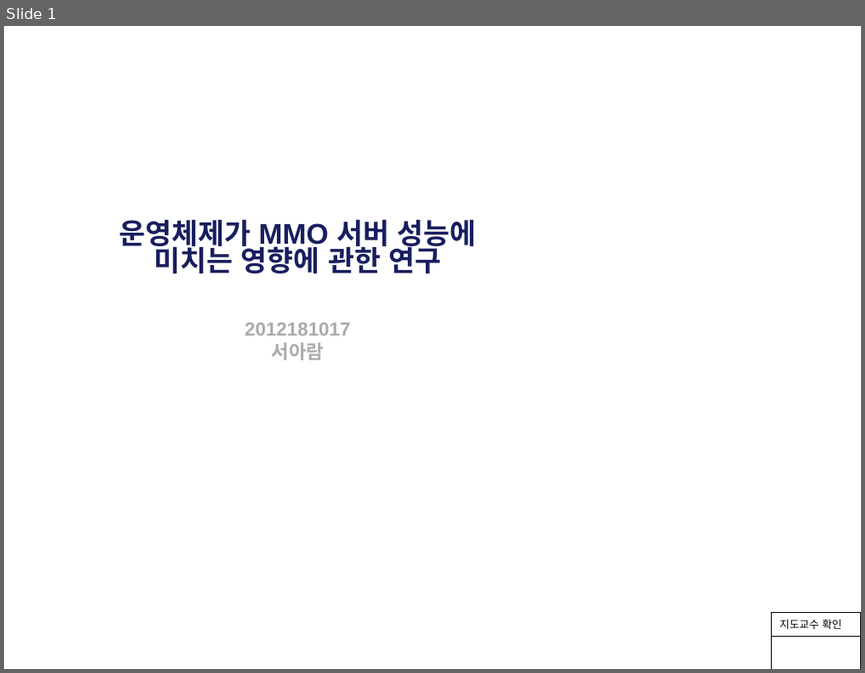
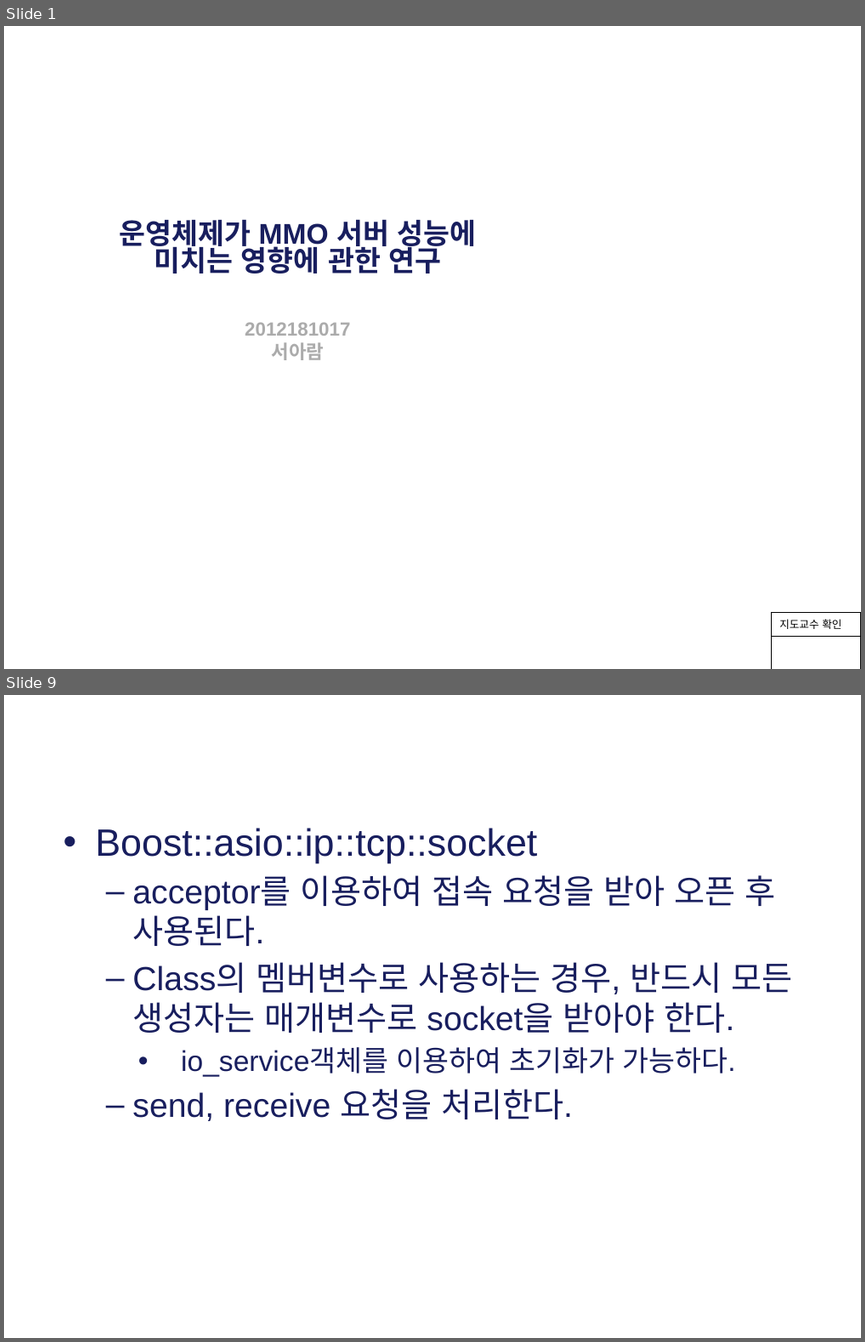
Before and after one commit to SeoAram/ServerOS, a slide deck: docs/운영체제가 MMO서버 성능에 미치는 영향에 관한연구_서아람_중간발표.pptx. Shown one above the other, each under a label of ours: slide 1 before the commit, slides 1 and 9 after it; the slides between them are not shown. The pictures are 865x673 and 865x1342 pixels, drawn with LibreOffice and Linux fonts; fonts in the diff are those of the drawing; background and template pictures are left out. Boxes give left, top, right and bottom in pixels: in the first picture for what was removed or moved away, otherwise in the second. Text is boxed around its words. In the diff, an @@ line names an element or a change of style, - is before the commit and + after.

```diff
--- a/docs/운영체제가 MMO서버 성능에 미치는 영향에 관한연구_서아람_중간발표.pptx
+++ b/docs/운영체제가 MMO서버 성능에 미치는 영향에 관한연구_서아람_중간발표.pptx
@@ slide 9 added at (x1=4, y1=695, x2=861, y2=1338), background #FFFFFF @@
@@ title added at (x1=39, y1=713, x2=635, y2=767), 32 pt, text #FFFFFF, bold @@
+3. 연구진행
@@ text added at (x1=95, y1=828, x2=792, y2=1121), 28 pt, text #181E5E @@
+• Boost::asio::ip::tcp::socket
+  – acceptor를 이용하여 접속 요청을 받아 오픈 후 사용된다.
+  – Class의 멤버변수로 사용하는 경우, 반드시 모든 생성자는 매개변수로 socket을 받아야 한다.
+    • io_service객체를 이용하여 초기화가 가능하다.
+  – send, receive 요청을 처리한다.
```
Also in this commit, not shown: 8 slides changed, 4 other slides added, 4 slides removed.
